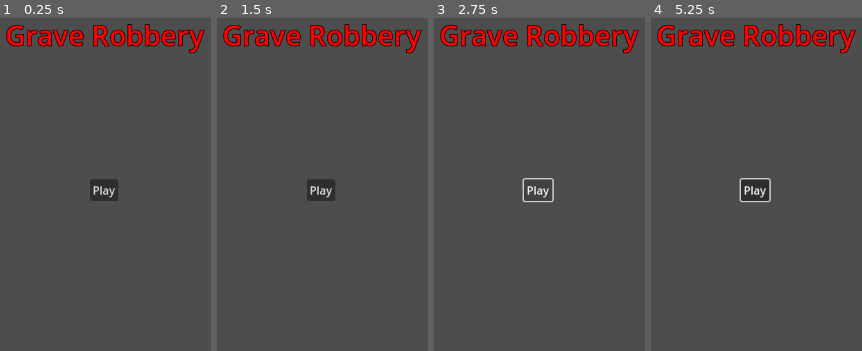
Above: before the commit, frames 1-4 (left to right).
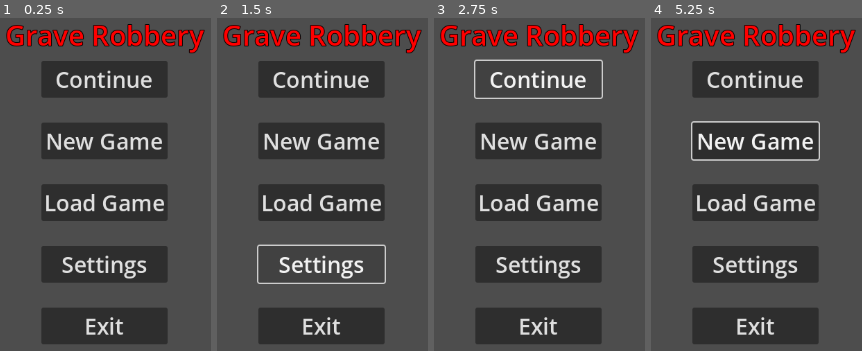
Above: after the commit, the same moments.

Repository: AnxietyTheOrk/GraveRobbery
Game: Godot game, scene res://main_menu/main_menu.tscn
Same seed, same stepped clock (60 frames per second), same inputs: the game is played once before the commit and once after it. This scene is started directly instead of the project's main scene.
Inputs (mouse positions are in pixels of both pictures, inside the frame that each line leads up to):
- Up to frame 1 (0.25 s): no input
- Up to frame 2 (1.5 s): click (322, 201) at 0.5 s, where only the run after the commit has a clickable "Load Game"; click (322, 264) at 1.25 s, where only the run after the commit has a clickable "Settings"
- Up to frame 3 (2.75 s): click "Play" (after the commit: "Continue") at 2 s
- Up to frame 4 (5.25 s): click "Play" (after the commit: "Continue") at 2.75 s; click (756, 141) at 3.5 s, where only the run after the commit has a clickable "New Game"; click (756, 141) at 4.25 s, where only the run after the commit has a clickable "New Game"; tap Enter (ui_accept) at 5 s; move the mouse to (outside the picture) at 5.02 s; hold D (move_right) from 5.03 s (still down); hold Shift (run) from 5.03 s (still down); click (outside the picture) at 5.17 s

The runs differ from the first frame. In frame 1, 31% of the frame differs, in the area x 19-80%, y 12-98%; in frame 2, 26%; in frame 3, 26%; in frame 4, 32%, in the area x 18-81%, y 12-98%.

Commit message:
Last Sync: 2025-09-28 11:28 (Mobile)

Diff:
--- a/grave-robbery/main_menu/main_menu.tscn
+++ b/grave-robbery/main_menu/main_menu.tscn
@@ -58,6 +58,45 @@
 theme_override_constants/separation = 18
 alignment = 1
 
+[node name="Seperator5" type="Control" parent="MarginContainer/HBoxContainer/VBoxContainer"]
+layout_mode = 2
+
+[node name="Seperator6" type="Control" parent="MarginContainer/HBoxContainer/VBoxContainer"]
+layout_mode = 2
+
 [node name="Button" type="Button" parent="MarginContainer/HBoxContainer/VBoxContainer"]
 layout_mode = 2
-text = "Play"
+theme_override_font_sizes/font_size = 32
+text = "Continue"
+
+[node name="Seperator" type="Control" parent="MarginContainer/HBoxContainer/VBoxContainer"]
+layout_mode = 2
+
+[node name="Button2" type="Button" parent="MarginContainer/HBoxContainer/VBoxContainer"]
+layout_mode = 2
+theme_override_font_sizes/font_size = 32
+text = "New Game"
+
+[node name="Seperator2" type="Control" parent="MarginContainer/HBoxContainer/VBoxContainer"]
+layout_mode = 2
+
+[node name="Button3" type="Button" parent="MarginContainer/HBoxContainer/VBoxContainer"]
+layout_mode = 2
+theme_override_font_sizes/font_size = 32
+text = "Load Game"
+
+[node name="Seperator3" type="Control" parent="MarginContainer/HBoxContainer/VBoxContainer"]
+layout_mode = 2
+
+[node name="Button4" type="Button" parent="MarginContainer/HBoxContainer/VBoxContainer"]
+layout_mode = 2
+theme_override_font_sizes/font_size = 32
+text = "Settings"
+
+[node name="Seperator4" type="Control" parent="MarginContainer/HBoxContainer/VBoxContainer"]
+layout_mode = 2
+
+[node name="Button5" type="Button" parent="MarginContainer/HBoxContainer/VBoxContainer"]
+layout_mode = 2
+theme_override_font_sizes/font_size = 32
+text = "Exit"
